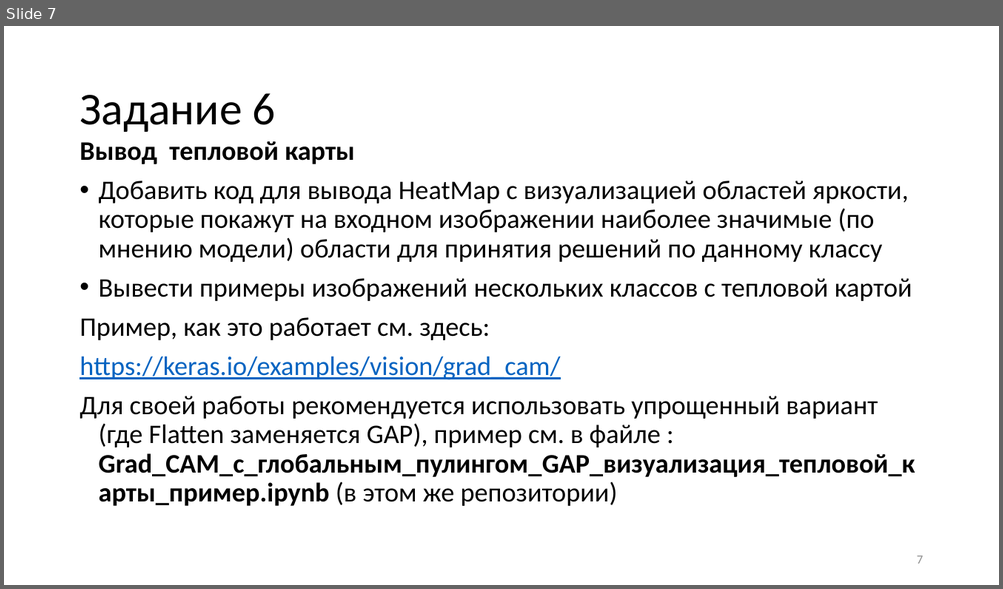
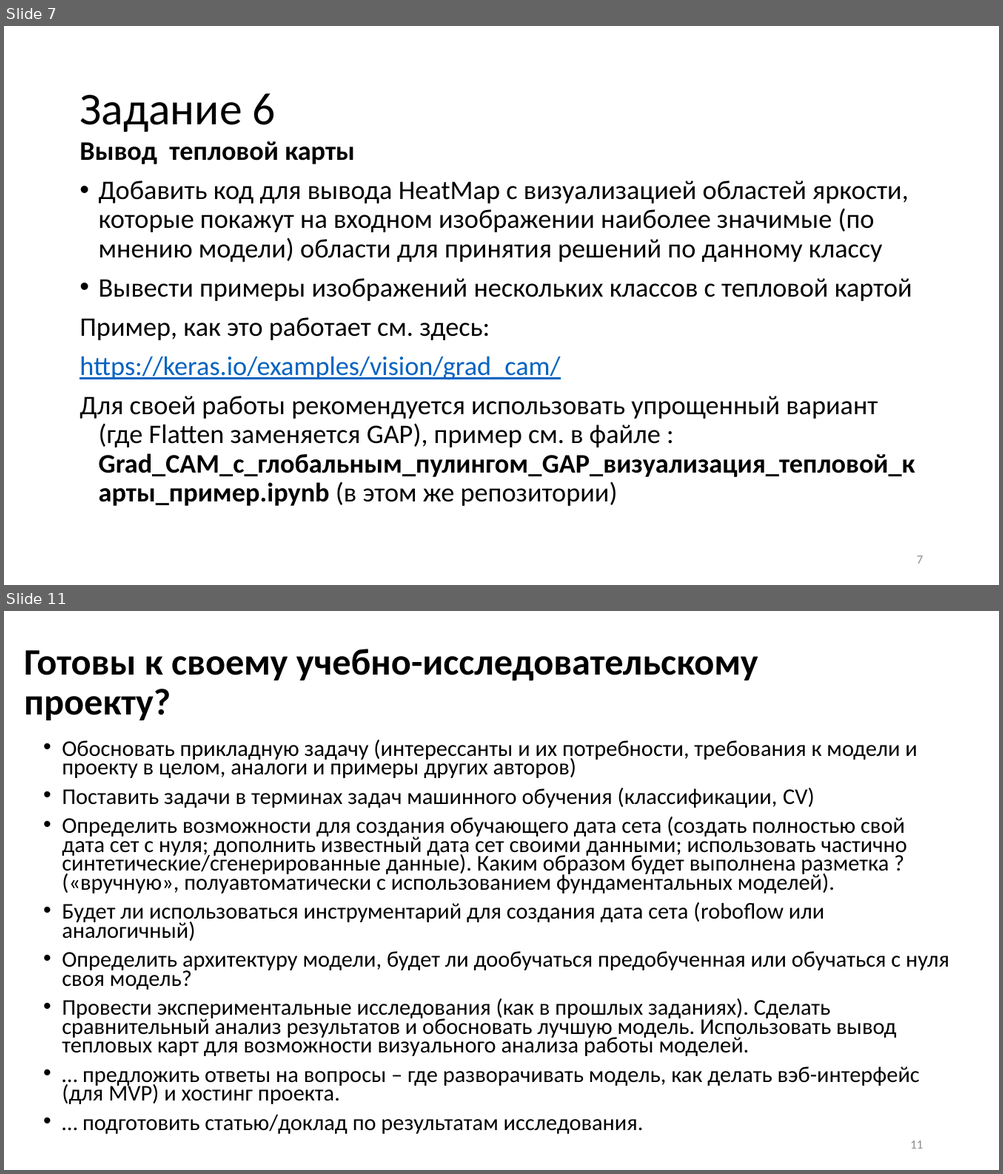
Before and after one commit to itc202/praktik, a slide deck: Нейросети_2024_практические_less2.pptx. Shown one above the other, each under a label of ours: slide 7 before the commit, slides 7 and 11 after it; the slides between them are not shown. The pictures are 1003x589 and 1003x1174 pixels, drawn with LibreOffice and Linux fonts; fonts in the diff are those of the drawing. Boxes give left, top, right and bottom in pixels: in the first picture for what was removed or moved away, otherwise in the second. Text is boxed around its words. In the diff, an @@ line names an element or a change of style, - is before the commit and + after.

```diff
--- a/Нейросети_2024_практические_less2.pptx
+++ b/Нейросети_2024_практические_less2.pptx
@@ slide 11 added at <box>4,611,999,1170</box>, background #FFFFFF @@
@@ title added at <box>24,649,758,721</box>, 36 pt, text #000000, bold @@
+Готовы к своему учебно-исследовательскому проекту?
@@ text added at <box>62,740,949,1134</box>, 21.7 pt, text #000000 @@
+• Обосновать прикладную задачу (интерессанты и их потребности, требования к модели и проекту в целом, аналоги и примеры других авторов)
+• Поставить задачи в терминах задач машинного обучения (классификации, CV)
+• Определить возможности для создания обучающего дата сета (создать полностью свой дата сет с нуля; дополнить известный дата сет своими данными; использовать частично синтетические/сгенерированные данные). Каким образом будет выполнена разметка ?(«вручную», полуавтоматически с использованием фундаментальных моделей).
+• Будет ли использоваться инструментарий для создания дата сета (roboflow или аналогичный)
+• Определить архитектуру модели, будет ли дообучаться предобученная или обучаться с нуля своя модель?
+• Провести экспериментальные исследования (как в прошлых заданиях). Сделать сравнительный анализ результатов и обосновать лучшую модель. Использовать вывод тепловых карт для возможности визуального анализа работы моделей.
+• … предложить ответы на вопросы – где разворачивать модель, как делать вэб-интерфейс (для MVP) и хостинг проекта.
+• … подготовить статью/доклад по результатам исследования.
@@ page number added at <box>910,1141,922,1149</box>, 12 pt, text #8C8C8C @@
+11
```
Also in this commit, not shown: 3 other slides added.
